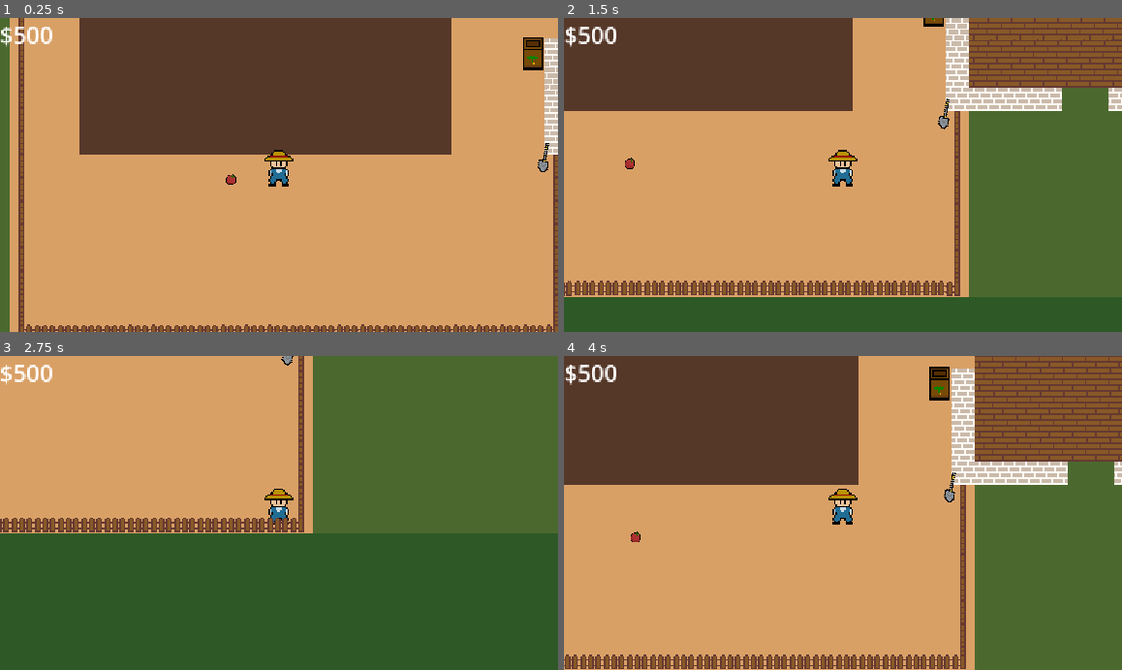
Above: before the commit, frames 1-4 (two rows, left to right).
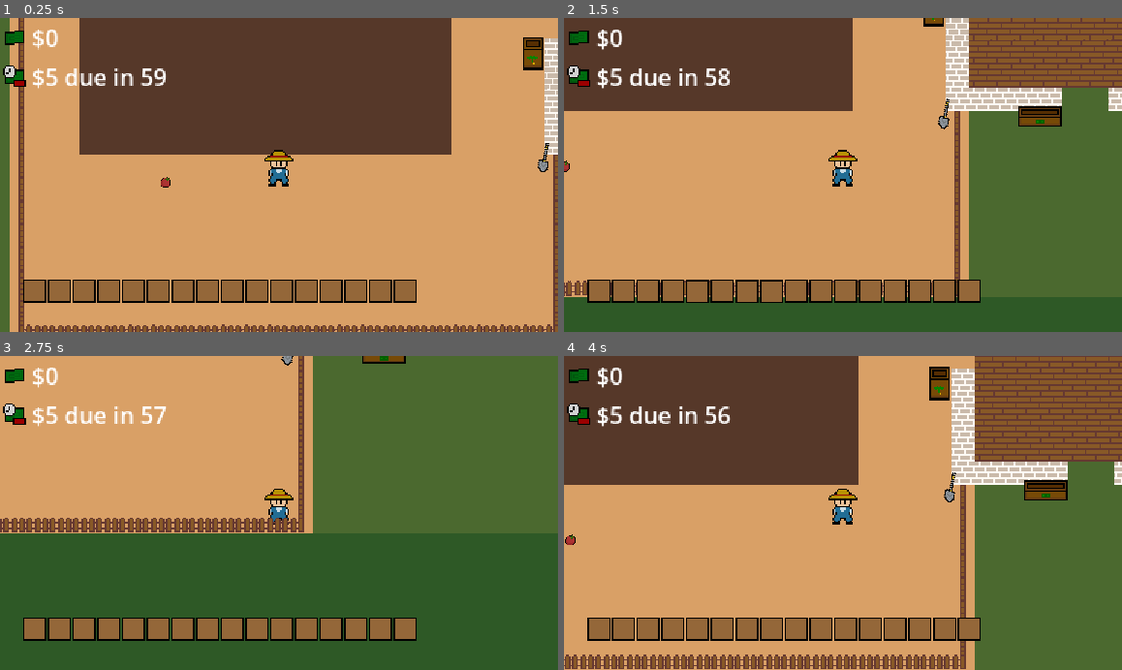
Above: after the commit, the same moments.

Repository: sneedragon/farm-frenzy
Game: Godot game, scene res://scenes/main.tscn
Two runs of this game, one before a commit and one after it. Both use one fixed random seed, a clock stepped at 60 frames per second and the inputs below.
Inputs:
- Up to frame 1 (0.25 s): no input
- Up to frame 2 (1.5 s): tap Enter (interact) at 0.5, 1.35 s; hold D (move_right) 0.53-1.28 s; hold Enter (interact) 0.53-1.28 s; hold S (move_down) from 1.28 s (still down)
- Up to frame 3 (2.75 s): release S (move_down) at 2.03 s; hold D (move_right) from 2.03 s (still down); hold Enter (interact) from 2.03 s (still down)
- Up to frame 4 (4 s): tap Space at 2.75 s; release D (move_right) at 2.78 s; release Enter (interact) at 2.78 s; hold W (move_up) 2.78-3.53 s; tap Enter (interact) at 2.85 s; hold A (move_left) from 3.53 s (still down); hold Enter (interact) from 3.53 s (still down)

The runs differ from the first frame. In frame 1, 6.3% of the frame differs, in the area x 0-75%, y 2-91%; in frame 2, 6.0%; in frame 3, 6.3%; in frame 4, 6.8%, in the area x 0-91%, y 2-91%.

Commit message:
sellable fruit and rent mechanic

Diff:
--- a/project.godot
+++ b/project.godot
@@ -19,6 +19,7 @@
 
 global="*res://scripts/global.gd"
 seedlist="*res://scripts/seedlist.gd"
+inventory="*res://scripts/inventory.gd"
 
 [display]
 
@@ -30,6 +31,7 @@
 
 Plant=""
 Plot=""
+ShippingBox=""
 
 [input]
 
--- /dev/null
+++ b/scenes/cash_label.gd
@@ -0,0 +1,6 @@
+extends Label
+
+
+# Called every frame. 'delta' is the elapsed time since the previous frame.
+func _process(delta: float) -> void:
+	set_text("$"+str(global.cash))
--- a/scenes/dropped_item.tscn
+++ b/scenes/dropped_item.tscn
@@ -1,7 +1,7 @@
 [gd_scene load_steps=4 format=3 uid="uid://baa8sb6d7juvi"]
 
 [ext_resource type="Script" uid="uid://dqdly2x3qrh1x" path="res://scripts/dropped_item.gd" id="1_qu2ag"]
-[ext_resource type="Texture2D" uid="uid://t4vve2wgdkbr" path="res://sprites/icons/tomato.png" id="1_u41rd"]
+[ext_resource type="Texture2D" uid="uid://t4vve2wgdkbr" path="res://sprites/icons/fruit/tomato.png" id="1_u41rd"]
 
 [sub_resource type="CircleShape2D" id="CircleShape2D_u41rd"]
 radius = 5.0
@@ -16,3 +16,5 @@
 [node name="Sprite2D" type="Sprite2D" parent="."]
 scale = Vector2(0.5, 0.5)
 texture = ExtResource("1_u41rd")
+
+[connection signal="body_entered" from="." to="." method="_on_body_entered"]
--- /dev/null
+++ b/scenes/inv_slot.tscn
@@ -0,0 +1,33 @@
+[gd_scene load_steps=5 format=3 uid="uid://bkfxry6pwb37d"]
+
+[ext_resource type="Script" uid="uid://8ti7vqw1by7j" path="res://scripts/inv_slot.gd" id="1_oyh1m"]
+[ext_resource type="Texture2D" uid="uid://djf5yn4ugoiob" path="res://sprites/invslot.png" id="2_4qi3r"]
+[ext_resource type="Texture2D" uid="uid://t4vve2wgdkbr" path="res://sprites/icons/fruit/tomato.png" id="3_x2nmc"]
+
+[sub_resource type="StyleBoxEmpty" id="StyleBoxEmpty_oyh1m"]
+
+[node name="InvSlot" type="Panel"]
+offset_right = 16.0
+offset_bottom = 16.0
+size_flags_horizontal = 3
+theme_override_styles/panel = SubResource("StyleBoxEmpty_oyh1m")
+script = ExtResource("1_oyh1m")
+
+[node name="PanelSprite" type="Sprite2D" parent="."]
+position = Vector2(8, 8)
+texture = ExtResource("2_4qi3r")
+
+[node name="ItemDisplay" type="Sprite2D" parent="."]
+position = Vector2(8, 8)
+texture = ExtResource("3_x2nmc")
+
+[node name="ItemAmountLabel" type="Label" parent="."]
+layout_mode = 0
+offset_left = 3.0
+offset_top = 7.0
+offset_right = 31.0
+offset_bottom = 30.0
+scale = Vector2(0.5, 0.5)
+theme_override_colors/font_outline_color = Color(0, 0, 0, 1)
+text = "999"
+horizontal_alignment = 2
--- /dev/null
+++ b/scenes/inventory.gd
@@ -0,0 +1,14 @@
+extends Control
+var inv_source = inventory.inventory_slot
+@onready var h_box_container: HBoxContainer = $HBoxContainer
+
+func _ready() -> void:
+	var id = 0
+	for child in h_box_container.get_children():
+		child.slot = id
+		id += 1
+
+# Called every frame. 'delta' is the elapsed time since the previous frame.
+func _process(delta: float) -> void:
+	for child in h_box_container.get_children():
+		child.update_ui()
--- /dev/null
+++ b/scenes/inventory.tscn
@@ -0,0 +1,75 @@
+[gd_scene load_steps=4 format=3 uid="uid://c3tniwq6v8pw1"]
+
+[ext_resource type="Script" uid="uid://gmdyk7gnqxsc" path="res://scenes/inventory.gd" id="1_hj2ta"]
+[ext_resource type="Texture2D" uid="uid://djf5yn4ugoiob" path="res://sprites/invslot.png" id="2_53g1v"]
+[ext_resource type="PackedScene" uid="uid://bkfxry6pwb37d" path="res://scenes/inv_slot.tscn" id="2_ty45s"]
+
+[node name="PlayerInventoryUI" type="Control"]
+layout_mode = 3
+anchors_preset = 15
+anchor_right = 1.0
+anchor_bottom = 1.0
+grow_horizontal = 2
+grow_vertical = 2
+script = ExtResource("1_hj2ta")
+
+[node name="TextureRect" type="TextureRect" parent="."]
+visible = false
+layout_mode = 0
+offset_right = 430.0
+offset_bottom = 28.0
+texture = ExtResource("2_53g1v")
+
+[node name="HBoxContainer" type="HBoxContainer" parent="."]
+layout_mode = 0
+offset_top = 1.0
+offset_right = 269.0
+offset_bottom = 40.0
+
+[node name="InvSlot1" parent="HBoxContainer" instance=ExtResource("2_ty45s")]
+layout_mode = 2
+
+[node name="InvSlot2" parent="HBoxContainer" instance=ExtResource("2_ty45s")]
+layout_mode = 2
+
+[node name="InvSlot3" parent="HBoxContainer" instance=ExtResource("2_ty45s")]
+layout_mode = 2
+
+[node name="InvSlot4" parent="HBoxContainer" instance=ExtResource("2_ty45s")]
+layout_mode = 2
+
+[node name="InvSlot5" parent="HBoxContainer" instance=ExtResource("2_ty45s")]
+layout_mode = 2
+
+[node name="InvSlot6" parent="HBoxContainer" instance=ExtResource("2_ty45s")]
+layout_mode = 2
+
+[node name="InvSlot7" parent="HBoxContainer" instance=ExtResource("2_ty45s")]
+layout_mode = 2
+
+[node name="InvSlot8" parent="HBoxContainer" instance=ExtResource("2_ty45s")]
+layout_mode = 2
+
+[node name="InvSlot9" parent="HBoxContainer" instance=ExtResource("2_ty45s")]
+layout_mode = 2
+
+[node name="InvSlot10" parent="HBoxContainer" instance=ExtResource("2_ty45s")]
+layout_mode = 2
+
+[node name="InvSlot11" parent="HBoxContainer" instance=ExtResource("2_ty45s")]
+layout_mode = 2
+
+[node name="InvSlot12" parent="HBoxContainer" instance=ExtResource("2_ty45s")]
+layout_mode = 2
+
+[node name="InvSlot13" parent="HBoxContainer" instance=ExtResource("2_ty45s")]
+layout_mode = 2
+
+[node name="InvSlot14" parent="HBoxContainer" instance=ExtResource("2_ty45s")]
+layout_mode = 2
+
+[node name="InvSlot15" parent="HBoxContainer" instance=ExtResource("2_ty45s")]
+layout_mode = 2
+
+[node name="InvSlot16" parent="HBoxContainer" instance=ExtResource("2_ty45s")]
+layout_mode = 2
--- a/scenes/main.tscn
+++ b/scenes/main.tscn
@@ -1,10 +1,16 @@
-[gd_scene load_steps=8 format=4 uid="uid://cvp711unxmnjn"]
+[gd_scene load_steps=14 format=4 uid="uid://cvp711unxmnjn"]
 
 [ext_resource type="PackedScene" uid="uid://o83qnf75s2r" path="res://scenes/player.tscn" id="1_0wfyh"]
 [ext_resource type="Texture2D" uid="uid://bgsdxukltiq6q" path="res://sprites/tileset.png" id="2_sugp2"]
+[ext_resource type="Texture2D" uid="uid://cl3mp878mxdat" path="res://sprites/icons/cash.png" id="3_85g3d"]
 [ext_resource type="PackedScene" uid="uid://bijen1hethgjn" path="res://scenes/shovel.tscn" id="3_sugp2"]
 [ext_resource type="PackedScene" uid="uid://baa8sb6d7juvi" path="res://scenes/dropped_item.tscn" id="3_tbgi4"]
+[ext_resource type="PackedScene" uid="uid://c3tniwq6v8pw1" path="res://scenes/inventory.tscn" id="3_tefeu"]
+[ext_resource type="Script" uid="uid://drbcstjupghnp" path="res://scenes/cash_label.gd" id="3_tipki"]
 [ext_resource type="PackedScene" uid="uid://dx764slkaucdc" path="res://scenes/seed_box.tscn" id="4_jyhfs"]
+[ext_resource type="PackedScene" uid="uid://cm3b38n0fsgs3" path="res://scenes/shipping_box.tscn" id="4_o6xl0"]
+[ext_resource type="Texture2D" uid="uid://dbvw3qnr6npsm" path="res://sprites/icons/rent.png" id="5_ya4ey"]
+[ext_resource type="Script" uid="uid://cp8uxigjudoc6" path="res://scripts/rent_label.gd" id="6_eb6dy"]
 
 [sub_resource type="TileSetAtlasSource" id="TileSetAtlasSource_jyhfs"]
 texture = ExtResource("2_sugp2")
@@ -60,6 +66,7 @@
 zoom = Vector2(1.5, 1.5)
 
 [node name="UI_Overlay" type="Control" parent="Player/Camera2D"]
+z_index = 10
 layout_mode = 3
 anchors_preset = 0
 offset_left = -192.0
@@ -69,15 +76,47 @@
 
 [node name="List" type="VBoxContainer" parent="Player/Camera2D/UI_Overlay"]
 layout_mode = 0
-offset_right = 40.0
-offset_bottom = 40.0
+offset_left = 2.0
+offset_top = 2.0
+offset_right = 59.0
+offset_bottom = 42.0
 
-[node name="HBoxContainer" type="HBoxContainer" parent="Player/Camera2D/UI_Overlay/List"]
+[node name="Cash" type="HBoxContainer" parent="Player/Camera2D/UI_Overlay/List"]
 layout_mode = 2
 
-[node name="CashLabel" type="Label" parent="Player/Camera2D/UI_Overlay/List/HBoxContainer"]
+[node name="TextureRect" type="TextureRect" parent="Player/Camera2D/UI_Overlay/List/Cash"]
+layout_mode = 2
+texture = ExtResource("3_85g3d")
+stretch_mode = 5
+
+[node name="CashLabel" type="Label" parent="Player/Camera2D/UI_Overlay/List/Cash"]
 layout_mode = 2
 text = "$500"
+script = ExtResource("3_tipki")
+
+[node name="Rent" type="HBoxContainer" parent="Player/Camera2D/UI_Overlay/List"]
+layout_mode = 2
+
+[node name="TextureRect" type="TextureRect" parent="Player/Camera2D/UI_Overlay/List/Rent"]
+layout_mode = 2
+texture = ExtResource("5_ya4ey")
+stretch_mode = 3
+
+[node name="RentLabel" type="RichTextLabel" parent="Player/Camera2D/UI_Overlay/List/Rent"]
+layout_mode = 2
+bbcode_enabled = true
+text = "50 due in 700"
+fit_content = true
+autowrap_mode = 0
+tab_size = 1
+script = ExtResource("6_eb6dy")
+
+[node name="PlayerInventoryUI" parent="Player/Camera2D/UI_Overlay" instance=ExtResource("3_tefeu")]
+layout_mode = 1
+offset_left = 16.0
+offset_top = 179.0
+offset_right = 11.0
+offset_bottom = 176.0
 
 [node name="Shovel" parent="." instance=ExtResource("3_sugp2")]
 z_index = 2
@@ -90,4 +129,7 @@
 position = Vector2(376, 136)
 
 [node name="DroppedItem" parent="." instance=ExtResource("3_tbgi4")]
-position = Vector2(168, 245)
+position = Vector2(123, 247)
+
+[node name="ShippingBox" parent="." instance=ExtResource("4_o6xl0")]
+position = Vector2(449, 209)
--- a/scenes/plant.tscn
+++ b/scenes/plant.tscn
@@ -15,4 +15,5 @@
 shape = SubResource("RectangleShape2D_fi0kw")
 
 [node name="Sprite" type="AnimatedSprite2D" parent="."]
+z_index = 2
 y_sort_enabled = true
--- /dev/null
+++ b/scenes/shipping_box.tscn
@@ -0,0 +1,41 @@
+[gd_scene load_steps=7 format=3 uid="uid://cm3b38n0fsgs3"]
+
+[ext_resource type="Texture2D" uid="uid://d1wryht6q8pav" path="res://sprites/shipping_box.png" id="1_7bxiu"]
+[ext_resource type="Script" uid="uid://b0evsfyygn6vj" path="res://scripts/shipping_box.gd" id="1_l7705"]
+
+[sub_resource type="AtlasTexture" id="AtlasTexture_l7705"]
+atlas = ExtResource("1_7bxiu")
+region = Rect2(0, 0, 32, 16)
+
+[sub_resource type="AtlasTexture" id="AtlasTexture_r40ap"]
+atlas = ExtResource("1_7bxiu")
+region = Rect2(32, 0, 32, 16)
+
+[sub_resource type="SpriteFrames" id="SpriteFrames_v0or7"]
+animations = [{
+"frames": [{
+"duration": 1.0,
+"texture": SubResource("AtlasTexture_l7705")
+}, {
+"duration": 1.0,
+"texture": SubResource("AtlasTexture_r40ap")
+}],
+"loop": true,
+"name": &"default",
+"speed": 0.0
+}]
+
+[sub_resource type="RectangleShape2D" id="RectangleShape2D_r40ap"]
+size = Vector2(30, 10)
+
+[node name="ShippingBox" type="StaticBody2D" groups=["ShippingBox"]]
+z_index = 2
+script = ExtResource("1_l7705")
+
+[node name="Sprite" type="AnimatedSprite2D" parent="."]
+position = Vector2(0, 3)
+sprite_frames = SubResource("SpriteFrames_v0or7")
+
+[node name="CollisionShape2D" type="CollisionShape2D" parent="."]
+position = Vector2(0, 5)
+shape = SubResource("RectangleShape2D_r40ap")
--- a/scripts/dropped_item.gd
+++ b/scripts/dropped_item.gd
@@ -1,15 +1,21 @@
 extends Area2D
 class_name DroppedItem
 
-var sprite
+var item_type
+var item_data
 
+var display_name : String
 var drop_radius : float = 24.0
 var drop_duration: float = 0.5
 @export var jump_height: float = 20.0
 @export var jump_duration: float = 0.2
 
 func _ready() -> void:
-	#$Sprite2D.frame = sprite
+	if !item_data: #DEBUG
+		item_data = seedlist.get_seed_data(seedlist.seeds.TOMATO).duplicate(true)
+		item_data["item_type"] = "Fruit"
+	$Sprite2D.texture = item_data["icon"]
+	display_name = item_data["display_name"]
 	drop()
 
 func drop():
@@ -28,3 +34,12 @@
 
 	# Then drop to the final target position
 	tween.tween_property(self, "global_position", target_position, drop_duration).set_trans(Tween.TRANS_QUAD).set_ease(Tween.EASE_IN)
+
+
+func _on_body_entered(body: Node2D) -> void:
+	if inventory.inv_check(item_data):
+		print("Picked up " + display_name)
+		queue_free()
+		return
+	print("Inventory full. Could not pick up " + display_name)
+	#TODO INVENTORY???
--- a/scripts/global.gd
+++ b/scripts/global.gd
@@ -1,6 +1,7 @@
 extends Node
 var current_held = null
 var current_seed = null
+var current_seed_data : Dictionary
 var id : int = 0
 
 var cash : int = 0
--- a/scripts/grow_plot.gd
+++ b/scripts/grow_plot.gd
@@ -1,8 +1,10 @@
 extends Area2D
+class_name GrowPlot
 
 @export var unlocked : bool = false
 var occupied : bool = false
 @export var id : int
+var currently_planted : Plant
 
 func _ready() -> void:
 	id = global.assign_id()
--- /dev/null
+++ b/scripts/inv_slot.gd
@@ -0,0 +1,16 @@
+extends Panel
+class_name InvSlot
+
+@onready var inv_source = $"../..".inv_source
+
+@export var slot : int
+
+
+func update_ui():
+	if inv_source[slot]:
+		$ItemDisplay.texture = inv_source[slot]["icon"]
+		$ItemAmountLabel.set_text(str(inv_source[slot]["amount"]))
+		return
+	$ItemDisplay.texture = null
+	$ItemAmountLabel.set_text("")
+	return
--- /dev/null
+++ b/scripts/inventory.gd
@@ -0,0 +1,43 @@
+extends Control
+
+var inventory_size : int = 16
+var inventory_slot : Array
+
+func _ready() -> void:
+	inventory_slot.resize(inventory_size)
+	for i in range(inventory_size):
+		inventory_slot[i] = null
+
+func inv_check(original_item) -> bool:
+	var item = original_item.duplicate(true)
+	var slot_was_available = false
+	try_to_stack(item) #regardless of function name, the IF part actually just checks if there are still items left to add.
+	if item["amount"] > 0:
+		for j in range(inventory_size):
+			if !inventory_slot[j]:
+				var new_item = item.duplicate(true)
+				inventory_slot[j] = new_item
+				inventory_slot[j]["amount"] = 1
+				item["amount"] -= 1
+				print (inventory_slot[j]["display_name"] + " picked up")
+				slot_was_available = true
+				break
+		if not slot_was_available:
+			return false
+		if item["amount"] > 0:
+			return inv_check(item)
+	return true
+
+func try_to_stack(item):
+	for i in range(inventory_size):
+		if inventory_slot[i] and inventory_slot[i]["display_name"] == item["display_name"]:
+			add_to_stack(i, item)
+			if item["amount"] <= 0:
+				return
+
+func add_to_stack(i, item):
+	while inventory_slot[i]["amount"] < 99 and item["amount"] > 0:
+		inventory_slot[i]["amount"] += 1
+		item["amount"] -= 1
+		print (inventory_slot[i]["display_name"] + " +" + str(inventory_slot[i]["amount"]))
+	return
--- a/scripts/plant.gd
+++ b/scripts/plant.gd
@@ -1,8 +1,11 @@
 extends Area2D
 class_name Plant
 
+var dropped_item = preload("res://scenes/dropped_item.tscn")
+
 @export var crop_type : seedlist.seeds #export for testing purposes. is actually set when instantiating in player_interact_planting.gd.
 var crop_data
+
 #@onready var crop_name : String
 var health: float
 var growth_stages : int # amount of growth stages this specific type of crop has
@@ -12,6 +15,7 @@
 
 var growth_stage : int = 0 # current growth stag
 var current_lifetime : float = 0 #growth so far
+var plot : GrowPlot
 
 var time_per_stage : float #move onto next growth tier after passing this
 var harvestable : bool = false # fully grown
@@ -37,6 +41,7 @@
 	growth_stages = $Sprite.sprite_frames.get_frame_count("default")
 	time_per_stage = needed_growth_time / float(growth_stages)
 	max_lifetime = (needed_growth_time + (time_per_stage * 2))
+	plot.currently_planted = self
 	print("Initialized " + self.name + " with " + str(growth_stages) + " divided to " + str(time_per_stage))
 
 func grow(delta):
@@ -46,10 +51,10 @@
 	if is_growing:
 		current_lifetime += delta
 		if current_lifetime < needed_growth_time:
-			if current_lifetime > (time_per_stage * (float(growth_stage)+1.0)) and growth_stage < growth_stages:
+			if current_lifetime > (time_per_stage * (float(growth_stage)+1.0)) and growth_stage < (growth_stages - 1):
 				growth_stage += 1
 				$Sprite.frame = growth_stage
-				if growth_stage == growth_stages:
+				if growth_stage == growth_stages -1:
 					print(self.name + " grew to max: " + str(growth_stage))
 					harvestable = true
 				else:
@@ -59,5 +64,25 @@
 		if current_lifetime >= max_lifetime - time_per_stage:
 			modulate = Color(0.6, 0.4, 0.2)
 			if current_lifetime >= max_lifetime:
-				queue_free()
+				die()
 	return
+
+func drop_fruit():
+	if harvestable == true:
+		for i in range(crop_data["harvest_yield"]):
+			var fruit_instance = dropped_item.instantiate()
+			var fruit_data = crop_data.duplicate(true)
+			fruit_instance.item_data = fruit_data
+			fruit_instance.item_data["item_type"] = "Fruit"
+			fruit_instance.global_position = global_position
+			get_tree().root.add_child(fruit_instance)
+			print("Dropped " + (str(fruit_instance)) + " at " + str(global_position))
+		#TODO what if some plants could stay alive after harvesting?
+		die()
+	print(self.name + " is not harvestable!")
+	return
+
+func die():
+	plot.currently_planted = null
+	plot.occupied = false
+	queue_free()
--- a/scripts/player.gd
+++ b/scripts/player.gd
@@ -2,6 +2,7 @@
 
 @onready var planting: Node = $Interactions/Planting
 @onready var shoveling: Node = $Interactions/Shoveling
+@onready var harvesting: Node = $Interactions/Harvesting
 
 
 const SPEED = 150.0
@@ -39,16 +40,24 @@
 			return
 		if target.is_in_group("Plot"):
 			planting.planting_checks(target)
+			if target.occupied == true:
+				harvesting.harvest_plot(target)
 			return
 
 		#PLANTCARE & HARVESTING
 		if target.is_in_group("Plant"):
-			pass
+			if true == true: #TODO
+				harvesting.harvest(target)
 			return
 
 		#BUY AND PLACE NEW GROWTH PLOTS
 		if target.name == "Shovel":
 			target.shovel_checks()
+			return
+
+		if target.is_in_group("ShippingBox"):
+			target.sell_all_fruit()
+			print("selling fruit")
 			return
 
 	if held_item:
--- a/scripts/player_interact_harvesting.gd
+++ b/scripts/player_interact_harvesting.gd
@@ -1,11 +1,12 @@
 extends Node
 
 
-# Called when the node enters the scene tree for the first time.
-func _ready() -> void:
-	pass # Replace with function body.
+func harvest(target):
+	target.drop_fruit()
+	print("Harvested " + str(target))
+	return
 
-
-# Called every frame. 'delta' is the elapsed time since the previous frame.
-func _process(delta: float) -> void:
-	pass
+func harvest_plot(target):
+	target.currently_planted.drop_fruit()
+	print("Harvested " + str(target.currently_planted))
+	return
--- a/scripts/player_interact_plant.gd
+++ b/scripts/player_interact_plant.gd
@@ -10,20 +10,21 @@
 
 func try_planting(target_plot):
 	if !target_plot.occupied:
+		plant_a_seed(target_plot)
 		target_plot.occupied = true
-		plant_a_seed(target_plot)
-		global.current_seed = null
+		#global.current_seed = null
 		return
 	print(str(target_plot) + " is occupied already, could not plant seed.")
 
 func plant_a_seed(target):
 	var plant_instance = PLANT.instantiate()
-	plant_instance.crop_type = global.current_seed["display_name"]
+	plant_instance.crop_type = global.current_seed
 
 	plant_instance.is_growing = true #TODO DEBUG
 
 	plant_instance.position = target.position
 	plant_instance.id = target.id
-	plant_instance.name = (global.current_seed["display_name"] + "Plant" + str(target.id))
+	plant_instance.name = (global.current_seed_data["display_name"] + "Plant" + str(target.id))
+	plant_instance.plot = target
 	get_tree().root.add_child(plant_instance)
 	print("Planted " + (str(plant_instance)) + " at " + str(target) + " ID: " + str(target.id))
--- /dev/null
+++ b/scripts/rent_label.gd
@@ -0,0 +1,21 @@
+extends RichTextLabel
+
+var rent
+var last_rent
+var time_between_rents = 60.0
+var time_til_rent
+
+func _ready() -> void:
+	rent = 5
+	last_rent = Time.get_unix_time_from_system()
+
+func _physics_process(delta: float) -> void:
+	var time_since_rent = Time.get_unix_time_from_system() - last_rent
+	time_til_rent = time_between_rents - time_since_rent
+	if time_til_rent <= 0:
+		global.cash -= rent
+		last_rent = Time.get_unix_time_from_system()
+		rent = int(rent * 1.2)
+
+func _process(delta: float) -> void:
+	set_text("$"+str(rent) + " due in " + str(int(time_til_rent)))
--- a/scripts/seed_box.gd
+++ b/scripts/seed_box.gd
@@ -5,11 +5,13 @@
 #const MAX_AMOUNT: int = 99
 
 func _ready() -> void:
-	current_seed = seedlist.get_seed_data(seedlist.seeds.TOMATO)
+	current_seed = seedlist.seeds.CUCUMBER
+
 
 
 func set_player_seed():
 	if current_seed:
 		global.current_held = null
 		global.current_seed = current_seed
+		global.current_seed_data = seedlist.get_seed_data(current_seed)
 		print("Seed set to " + str(current_seed))
--- a/scripts/seedlist.gd
+++ b/scripts/seedlist.gd
@@ -24,23 +24,29 @@
 const SEED_DATA = {
 	seeds.TOMATO: {
 		"display_name": "Tomato",
-		"icon": 'TODO',
+		"icon": preload("res://sprites/icons/fruit/tomato.png"),
 		"seed_icon": 'TODO',
 		"sprites" : preload("res://scenes/plants/tomato_plant.tres"),
 		"max": DEFAULT_MAX,
 		"grow_time": 45.0,
 		"harvest_yield": 2,
 		"health": 100.0,
+		"amount" : 1,
+		"sell_value": 5,
+		"item_type": null,
 	},
 	seeds.CUCUMBER: {
 		"display_name": "Cucumber",
-		"icon": 'TODO',
+		"icon": preload("res://sprites/icons/fruit/cucumber.png"),
 		"seed_icon": 'TODO',
 		"sprites": preload("res://scenes/plants/cucumber_plant.tres"),
 		"max": DEFAULT_MAX,
 		"grow_time": 30.0,
 		"harvest_yield": 4,
 		"health": 200,
+		"amount": 1,
+		"sell_value": 1,
+		"item_type": null,
 	}
 }
 
--- /dev/null
+++ b/scripts/shipping_box.gd
@@ -0,0 +1,11 @@
+extends StaticBody2D
+class_name  ShippingBox
+
+func sell_all_fruit():
+	for i in range(inventory.inventory_size):
+		if inventory.inventory_slot[i] and inventory.inventory_slot[i]["item_type"] == "Fruit":
+			global.cash += inventory.inventory_slot[i]["amount"] * inventory.inventory_slot[i]["sell_value"]
+			print("Sold " + inventory.inventory_slot[i]["display_name"] + "x" + str(inventory.inventory_slot[i]["amount"]))
+			inventory.inventory_slot[i] = null
+			print(str(global.cash))
+	return
Not shown, added: scenes/cash_label.gd.uid
Not shown, added: scenes/inventory.gd.uid
Not shown: 1 places in scenes/plants/cucumber_plant.tscn that only renumber resources
Not shown: 1 places in scenes/plants/tomato_plant.tscn that only renumber resources
Not shown, added: scripts/inv_slot.gd.uid
Not shown, added: scripts/inventory.gd.uid
Not shown, added: scripts/rent_label.gd.uid
Not shown, added: scripts/shipping_box.gd.uid
Binary file changed: sprites/icons/cash.png
Renamed: sprites/icons/cucumber.png -> sprites/icons/fruit/cucumber.png
Not shown, changed: sprites/icons/fruit/cucumber.png.import
Renamed: sprites/icons/tomato.png -> sprites/icons/fruit/tomato.png
(and 5 more such lines)
